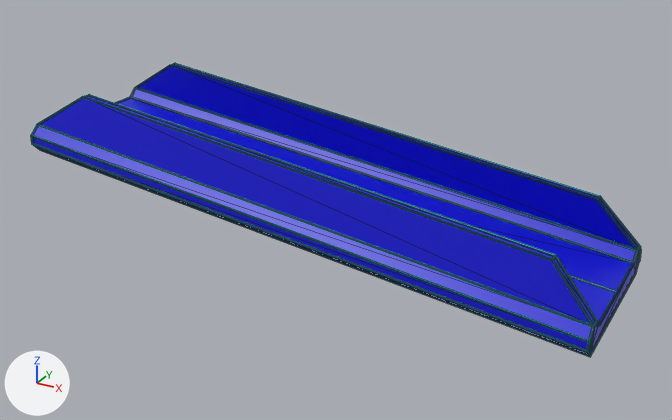
One commit to the COLLADA model My Projects/main/game/content/xa/notc/mis/eth3/shapes/map/struct6.dae: the scene before it, then after it.
Camera for both pictures: a camera (50 mm lens) standing at (220.3, -161.8, 439.1) and looking at (131.9, -1.0, 358.7). Every picture has the same lights, and +X, +Y and +Z are marked at lower left. Mesh edges are drawn as thin lines. Objects named as collision shapes, trigger or cutter boxes, shadow casters or lower levels of detail are left out. Where no turn or scale is listed for an object, it has been applied to the vertices.

In view in the first picture: 'Export_struct6_a', 'Export_struct6_b'.
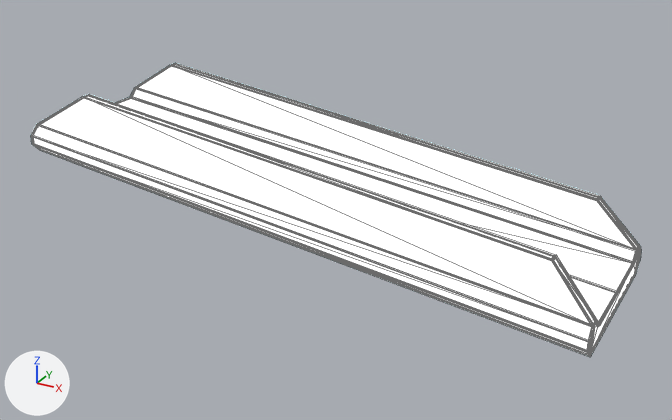
Commit message: Work on ETH3 map.

What differs and where, as boxes [x1, y1, x2, y2] in the pictures (672 x 420 px):
'Export_struct6_a', recoloured, surface changed (blue to white): [33, 64, 640, 355] in both
'Export_struct6_b', surface changed: [31, 63, 641, 357] in both

Patch to the scene script:
```diff
--- a/My Projects/main/game/content/xa/notc/mis/eth3/shapes/map/struct6.dae.py
+++ b/My Projects/main/game/content/xa/notc/mis/eth3/shapes/map/struct6.dae.py
@@ mat_xa_notc_mis_eth3_shapes_map_mat2 @@
 mat_xa_notc_mis_eth3_shapes_map_mat2 = principled_material('xa_notc_mis_eth3_shapes_map_mat2')
-mat_xa_notc_mis_eth3_shapes_map_mat2.base_color = (0.00381, 0.00363, 0.64)  # blue #0c0cd1
+mat_xa_notc_mis_eth3_shapes_map_mat2.base_color = (0.0783, 0.0852, 0.0852)  # dark grey #4f5252
 mat_xa_notc_mis_eth3_shapes_map_mat2.roughness = 0.44
+mat_xa_notc_mis_eth3_shapes_map_mat2.emission_strength = 1.0
@@ mat_xa_notc_mis_eth3_shapes_map_mat3 @@
 mat_xa_notc_mis_eth3_shapes_map_mat3.roughness = 0.44
+mat_xa_notc_mis_eth3_shapes_map_mat3.emission_strength = 1.0
```
